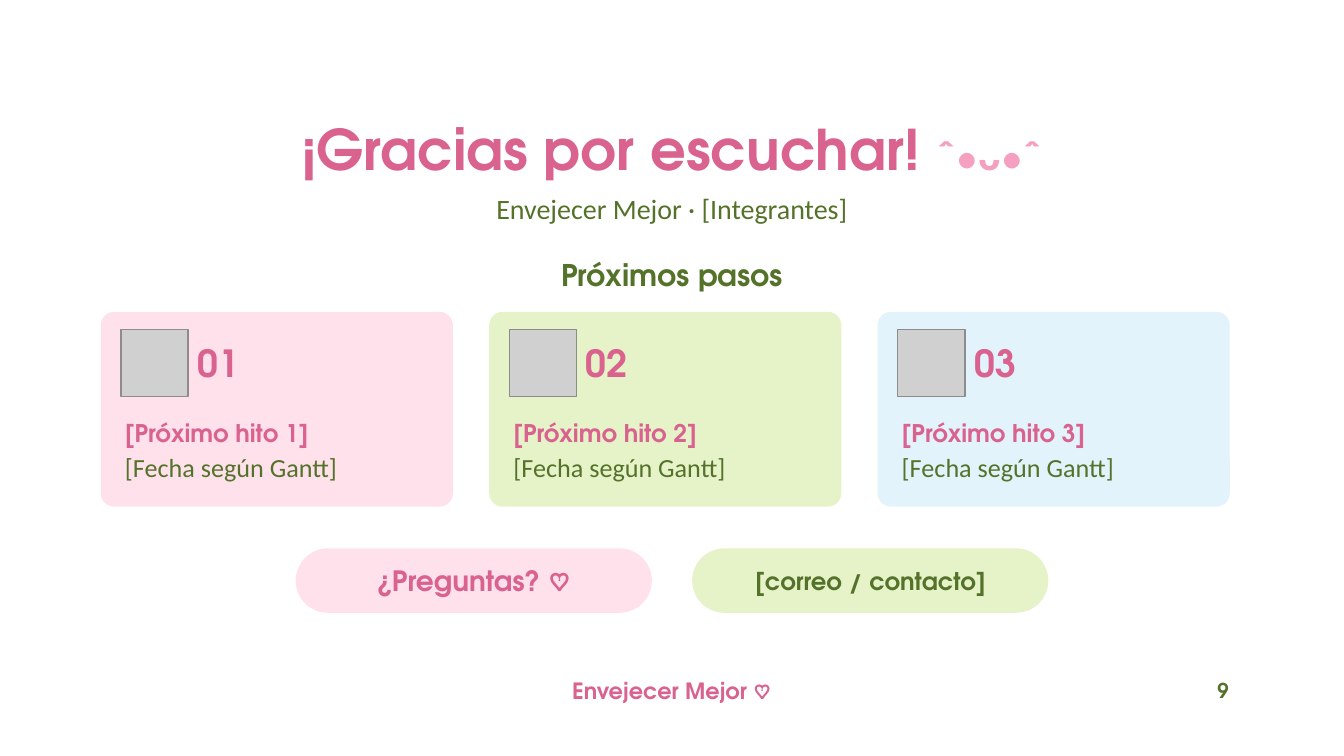
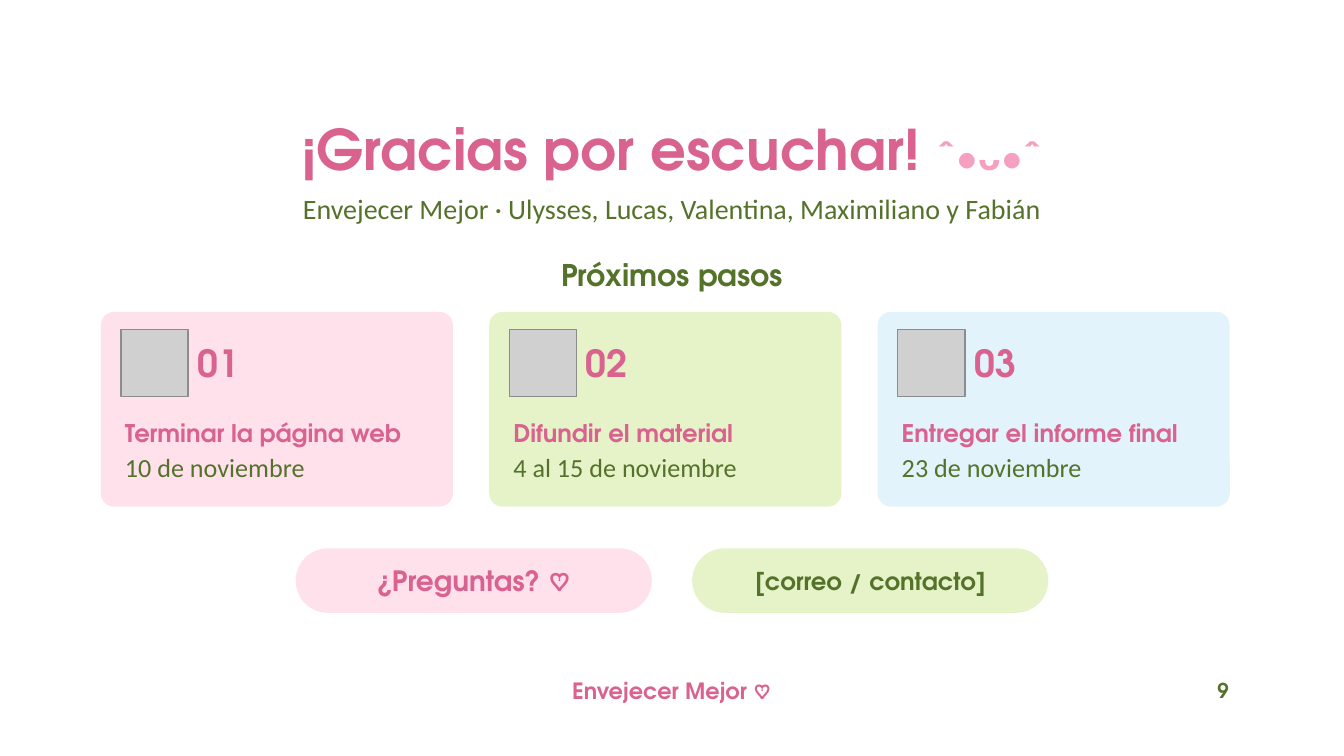
Before and after one commit to lukipuki0/liderazgo, a slide deck: slide 9 of Envejecer_Mejor_avances.pptx. Drawn at 1344x756 pixels with LibreOffice and Linux fonts; fonts in the diff are those of the drawing; grey boxes stand for pictures; background and template pictures are left out. Boxes give left, top, right and bottom in pixels: in the first picture for what was removed or moved away, otherwise in the second. Text is boxed around its words. In the diff, an @@ line names an element or a change of style, - is before the commit and + after.

```diff
--- a/Envejecer_Mejor_avances.pptx
+++ b/Envejecer_Mejor_avances.pptx
@@ text at (303, 199, 1040, 224): text changed @@
-Envejecer Mejor · [Integrantes]
+Envejecer Mejor · Ulysses, Lucas, Valentina, Maximiliano y Fabián
@@ text at (125, 422, 401, 477): text changed; size 14 to 13 pt; font Calibri to TeX Gyre Adventor; text colour #55722A to #D9628F; bold on @@
-[Próximo hito 1]
-[Fecha según Gantt]
+Terminar la página web
+10 de noviembre
@@ text at (513, 423, 737, 477): text changed; size 14 to 13 pt; font Calibri to TeX Gyre Adventor; text colour #55722A to #D9628F; bold on @@
-[Próximo hito 2]
-[Fecha según Gantt]
+Difundir el material
+4 al 15 de noviembre
@@ text at (902, 423, 1178, 477): text changed; size 14 to 13 pt; font Calibri to TeX Gyre Adventor; text colour #55722A to #D9628F; bold on @@
-[Próximo hito 3]
-[Fecha según Gantt]
+Entregar el informe final
+23 de noviembre
```
Also in this commit, not shown: 6 other slides changed, 1 slide added, 1 slide removed, 2 other files.
